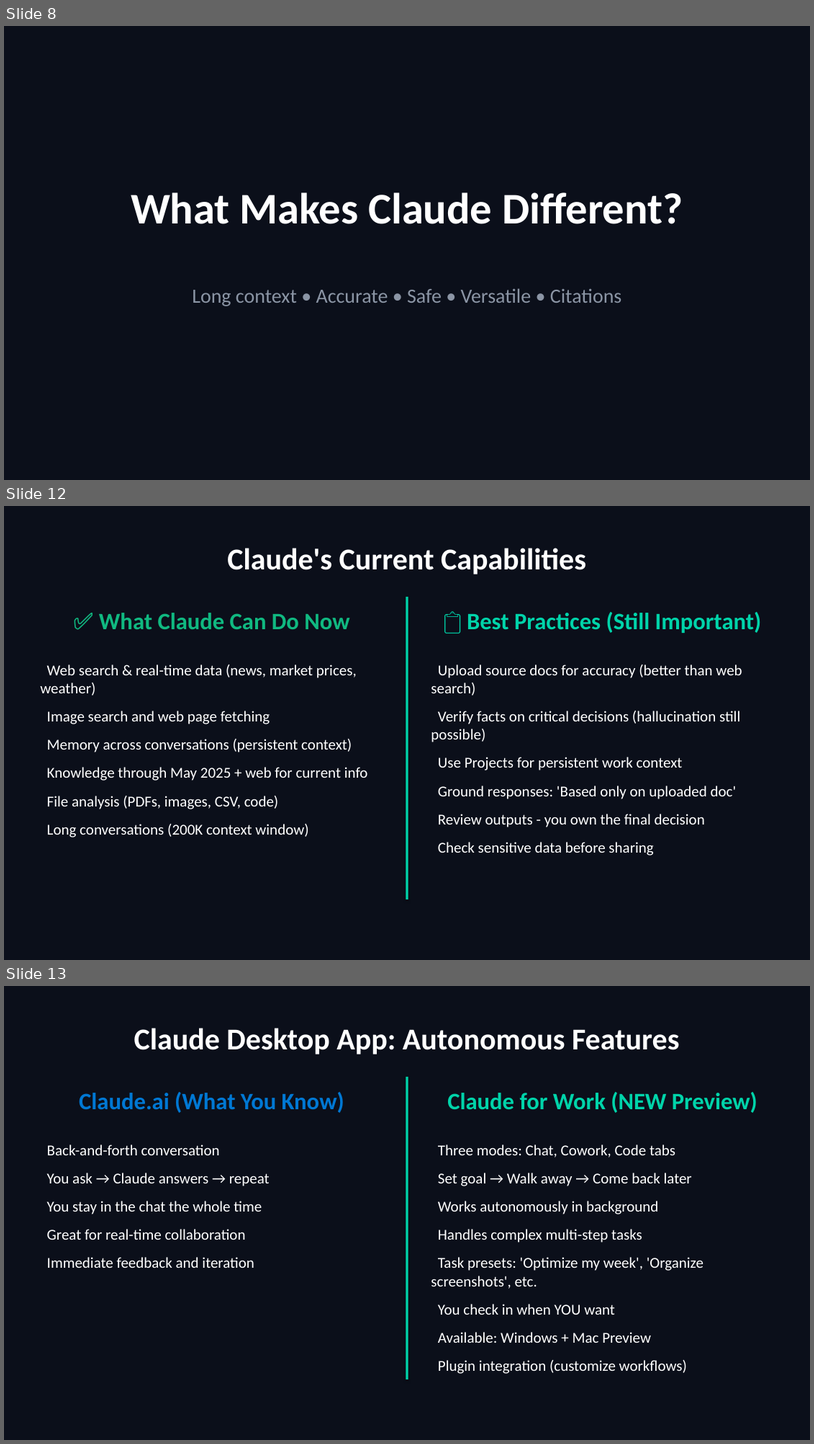
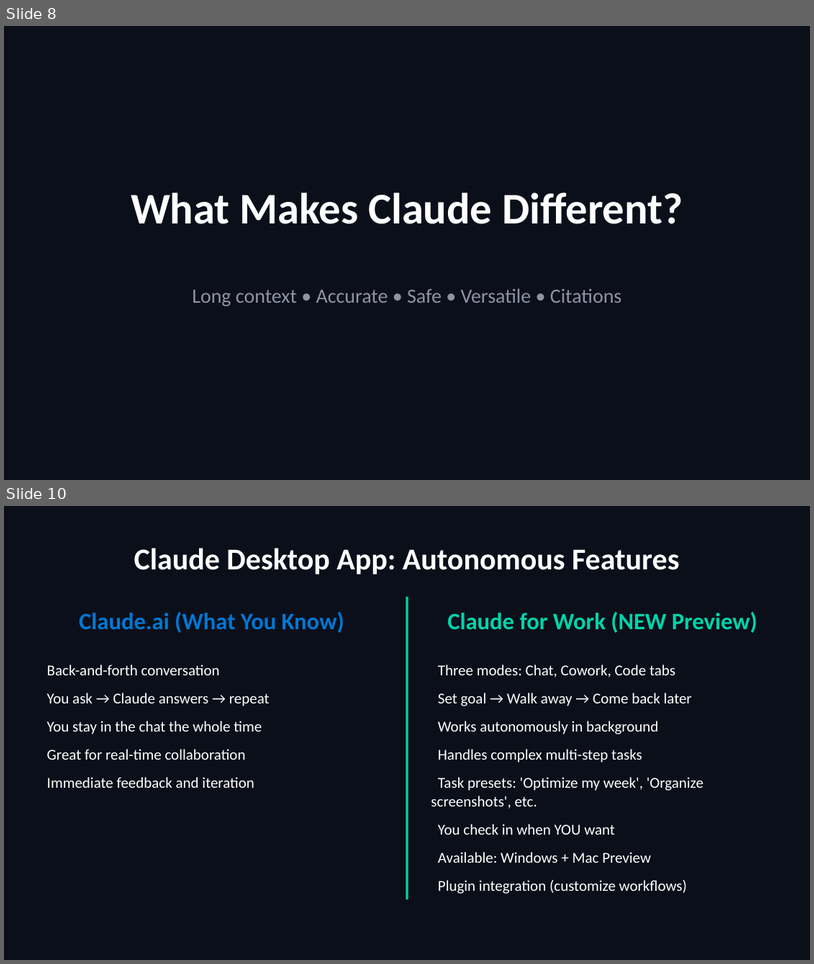
Before and after one commit to scottrhay/AIA-ClaudeCopilot, a slide deck: slides/Day1_Claude_for_Business.pptx. Shown one above the other, each under a label of ours: slides 8, 12 and 13 before the commit, slides 8 and 10 after it; the slides between them are not shown. The pictures are 814x1444 and 814x964 pixels, drawn with LibreOffice and Linux fonts; fonts in the diff are those of the drawing. Boxes give left, top, right and bottom in pixels: in the first picture for what was removed or moved away, otherwise in the second. Text is boxed around its words. In the diff, an @@ line names an element or a change of style, - is before the commit and + after.

```diff
--- a/slides/Day1_Claude_for_Business.pptx
+++ b/slides/Day1_Claude_for_Business.pptx
@@ slide 12 removed at box(4, 506, 810, 960), background #0B0F1A @@
@@ text removed at box(227, 548, 586, 574) @@
-Claude's Current Capabilities
@@ text removed at box(99, 613, 350, 629) @@
-✅ What Claude Can Do Now
@@ rectangle removed at box(406, 597, 409, 899) @@
@@ text removed at box(467, 612, 762, 633) @@
-📋 Best Practices (Still Important)
@@ text removed at box(40, 664, 368, 837) @@
-Web search & real-time data (news, market prices, weather)
-Image search and web page fetching
-Memory across conversations (persistent context)
-Knowledge through May 2025 + web for current info
-File analysis (PDFs, images, CSV, code)
-Long conversations (200K context window)
@@ text removed at box(431, 664, 742, 855) @@
-Upload source docs for accuracy (better than web search)
-Verify facts on critical decisions (hallucination still possible)
-Use Projects for persistent work context
-Ground responses: 'Based only on uploaded doc'
-Review outputs - you own the final decision
-Check sensitive data before sharing
@@ what was slide 13 is now slide 10 @@
```
Also in this commit, not shown: 2 slides changed, 1 slide added, 2 other slides removed.
